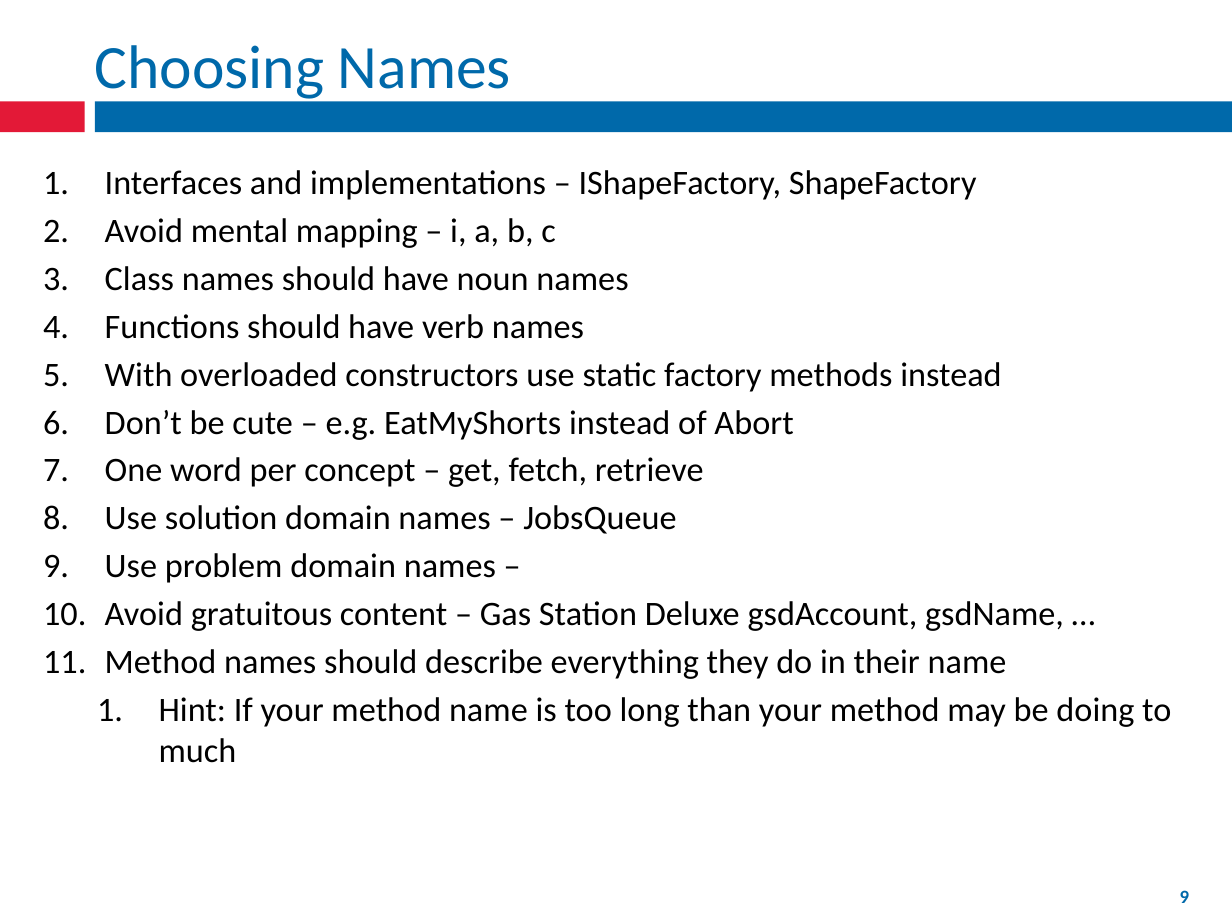
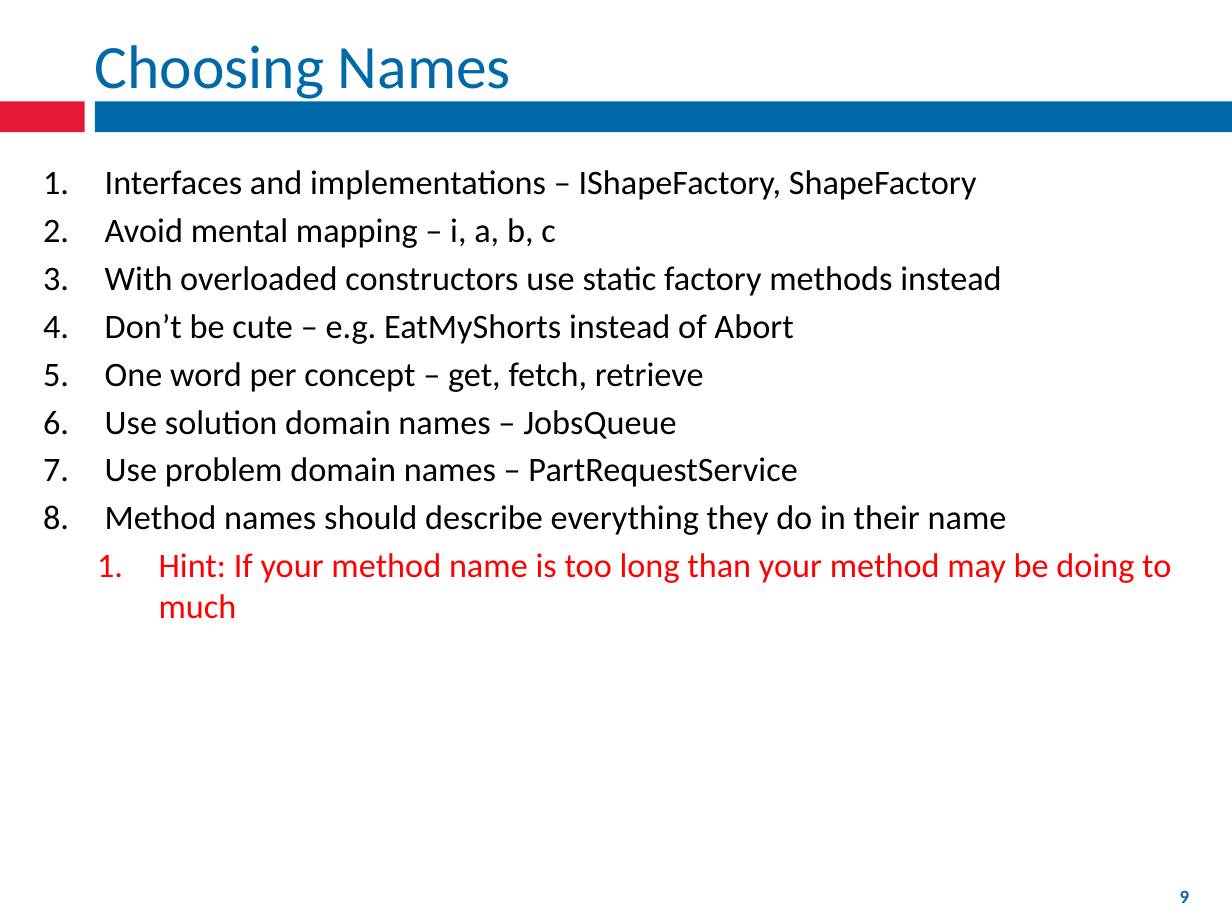
Before and after one commit to fernandozamoraj/Clean-Code-Presentation, a slide deck: slide 9 of Short Presentation/Clean Code.pptx. Drawn at 1232x924 pixels with LibreOffice and Linux fonts; fonts in the diff are those of the drawing. Boxes give left, top, right and bottom in pixels: in the first picture for what was removed or moved away, otherwise in the second. Text is boxed around its words. In the diff, an @@ line names an element or a change of style, - is before the commit and + after.

```diff
--- a/Short Presentation/Clean Code.pptx
+++ b/Short Presentation/Clean Code.pptx
@@ text at box(105, 266, 628, 339): paragraphs removed @@
-3. Class names should have noun names
-4. Functions should have verb names
@@ text at box(105, 457, 797, 487): text changed @@
-9. Use problem domain names –
-10. Avoid gratuitous content – Gas Station Deluxe gsdAccount, gsdName, …
+7. Use problem domain names – PartRequestService
@@ text at box(159, 553, 1171, 619): text colour #000000 to #FF0000 in "Hint: If your method name is too ..." @@
```
Also in this commit, not shown: 7 other slides changed, 2 slides added, 1 slide removed.
